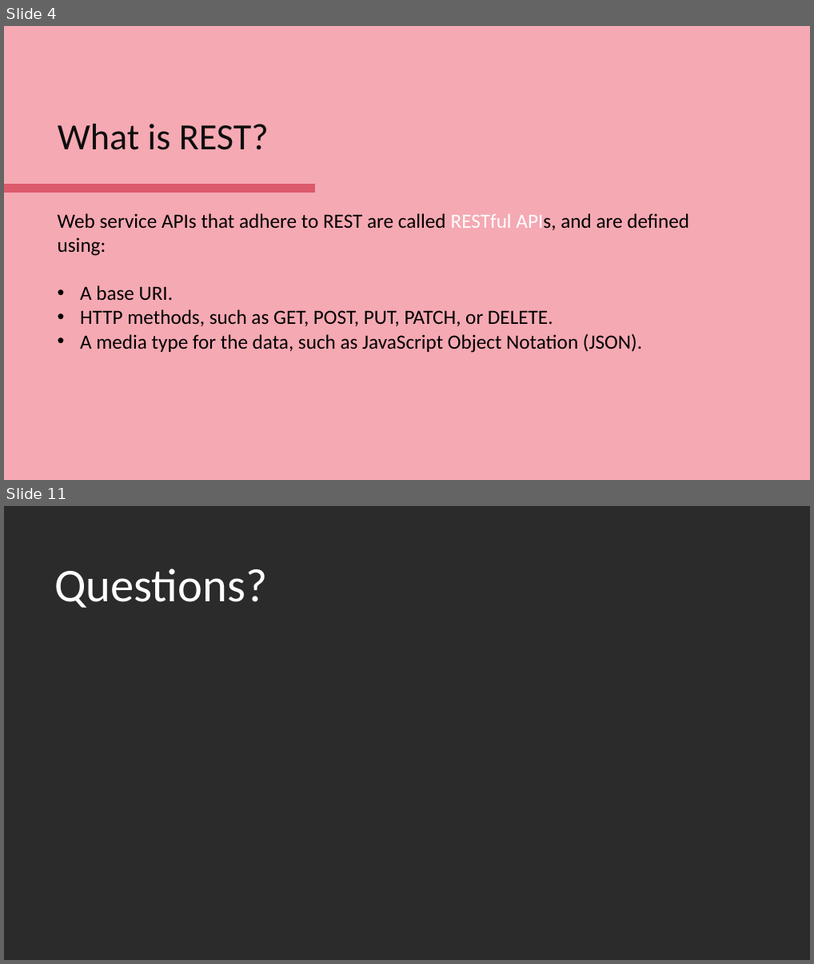
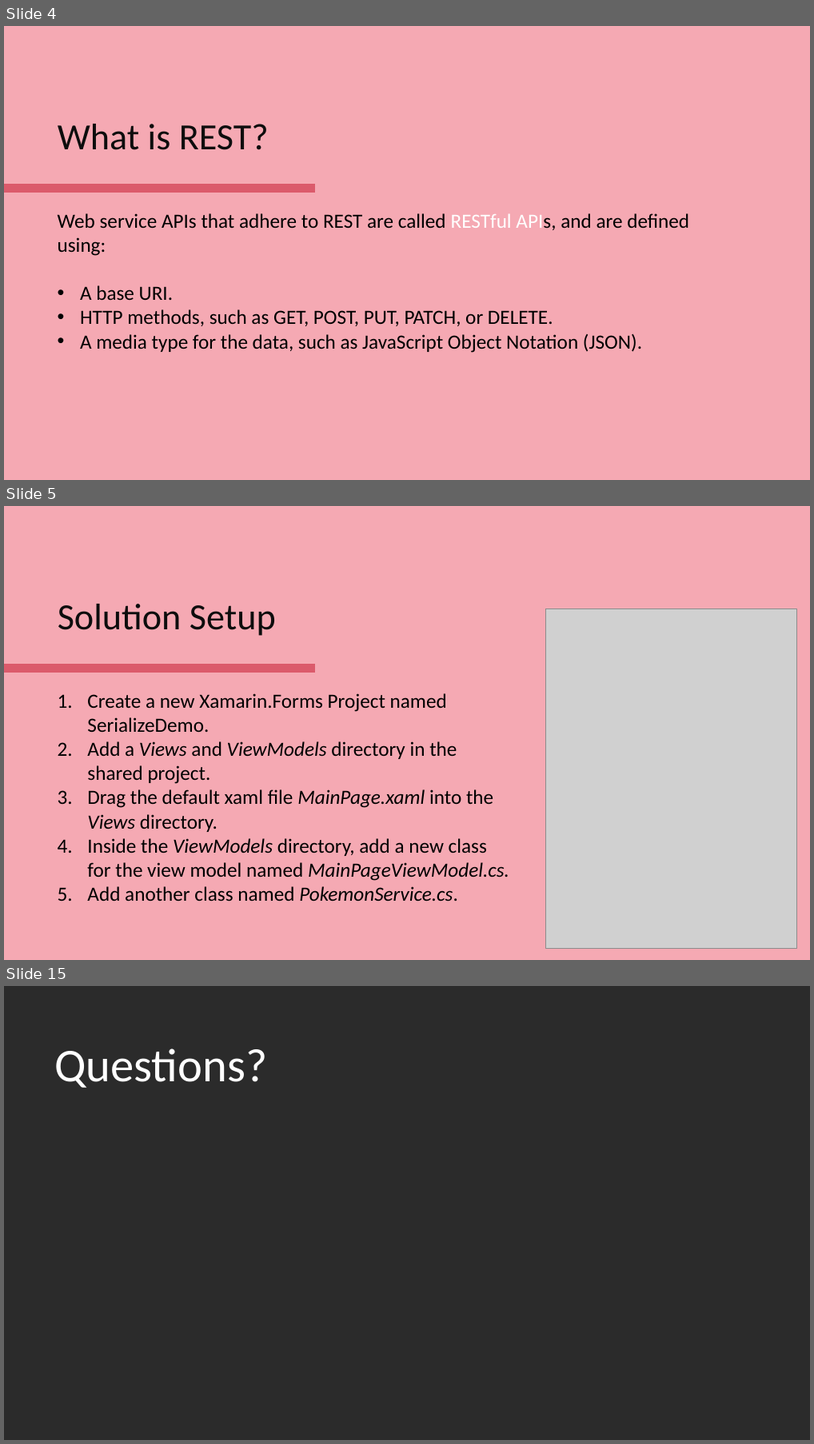
Before and after one commit to HopePH/Playground, a slide deck: PPT/WorkShop/REST Service.pptx. Shown one above the other, each under a label of ours: slides 4 and 11 before the commit, slides 4, 5 and 15 after it; the slides between them are not shown. The pictures are 814x964 and 814x1444 pixels, drawn with LibreOffice and Linux fonts; fonts in the diff are those of the drawing; grey boxes stand for pictures; background and template pictures are left out; a plain dark background stands for a picture behind light text. Boxes give left, top, right and bottom in pixels: in the first picture for what was removed or moved away, otherwise in the second. Text is boxed around its words. In the diff, an @@ line names an element or a change of style, - is before the commit and + after.

```diff
--- a/PPT/WorkShop/REST Service.pptx
+++ b/PPT/WorkShop/REST Service.pptx
@@ slide 5 added at (4,506,810,960), background #F5A9B3 @@
@@ title added at (58,604,276,636), 44 pt, text #0D0D0D @@
+Solution Setup
@@ picture added at (546,608,797,948) @@
@@ line added from (4, 668) to (315, 668), #DB5A6B 10 pt @@
@@ text added at (87,693,510,901), 24 pt, text #000000 @@
+1. Create a new Xamarin.Forms Project named SerializeDemo.
+2. Add a Views and ViewModels directory in the shared project.
+3. Drag the default xaml file MainPage.xaml into the Views directory.
+4. Inside the ViewModels directory, add a new class for the view model named MainPageViewModel.cs.
+5. Add another class named PokemonService.cs.
@@ what was slide 11 is now slide 15 @@
```
Also in this commit, not shown: 2 slides changed, 8 other slides added, 5 slides removed.
